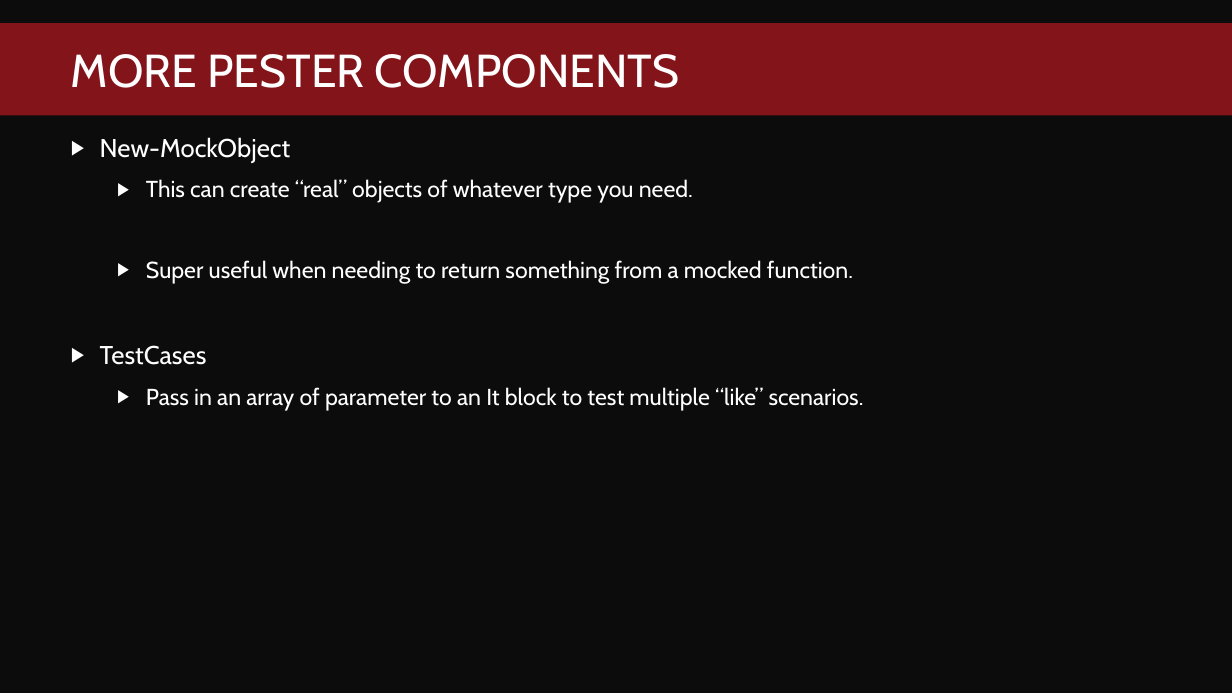
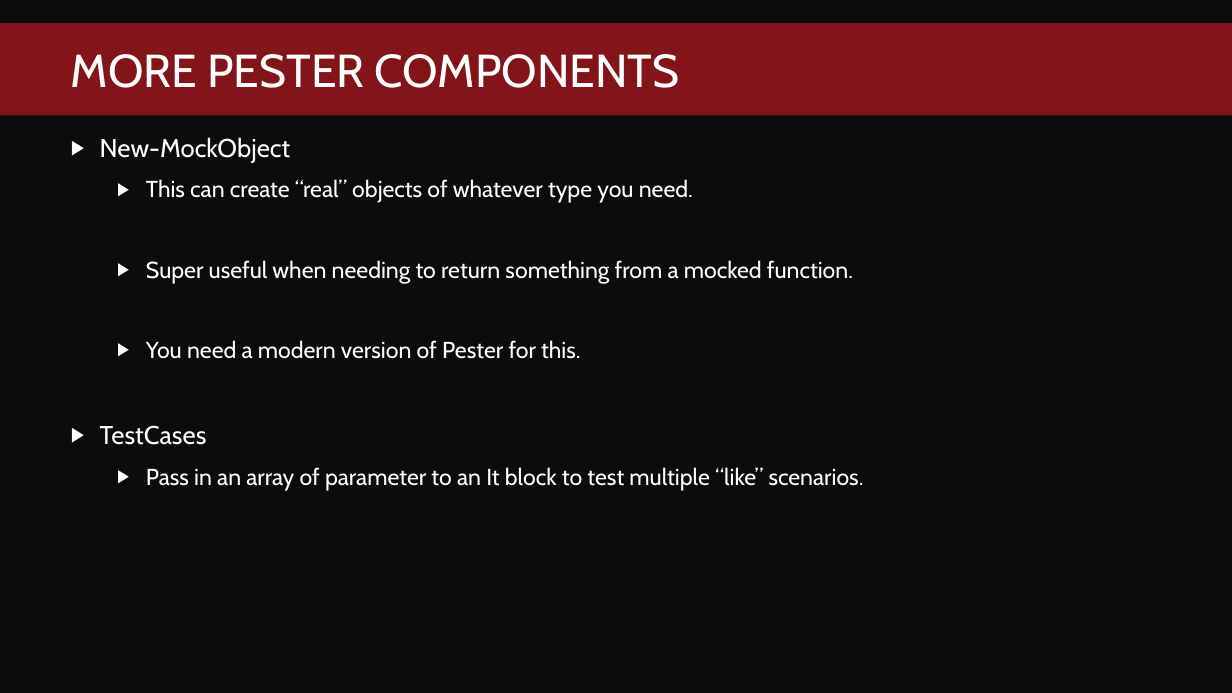
Before and after one commit to fredbainbridge/mmsPester, a slide deck: slide 26 of Pester Practically Perfect PowerShell.pptx. Drawn at 1232x693 pixels with LibreOffice and Linux fonts; fonts in the diff are those of the drawing; background and template pictures are left out. Boxes give left, top, right and bottom in pixels: in the first picture for what was removed or moved away, otherwise in the second. Text is boxed around its words. In the diff, an @@ line names an element or a change of style, - is before the commit and + after.

```diff
--- a/Pester Practically Perfect PowerShell.pptx
+++ b/Pester Practically Perfect PowerShell.pptx
@@ text at (x1=146, y1=340, x2=580, y2=359): paragraph added @@
+  ▶ You need a modern version of Pester for this.
```
Also in this commit, not shown: 2 other slides changed, 1 slide removed.
